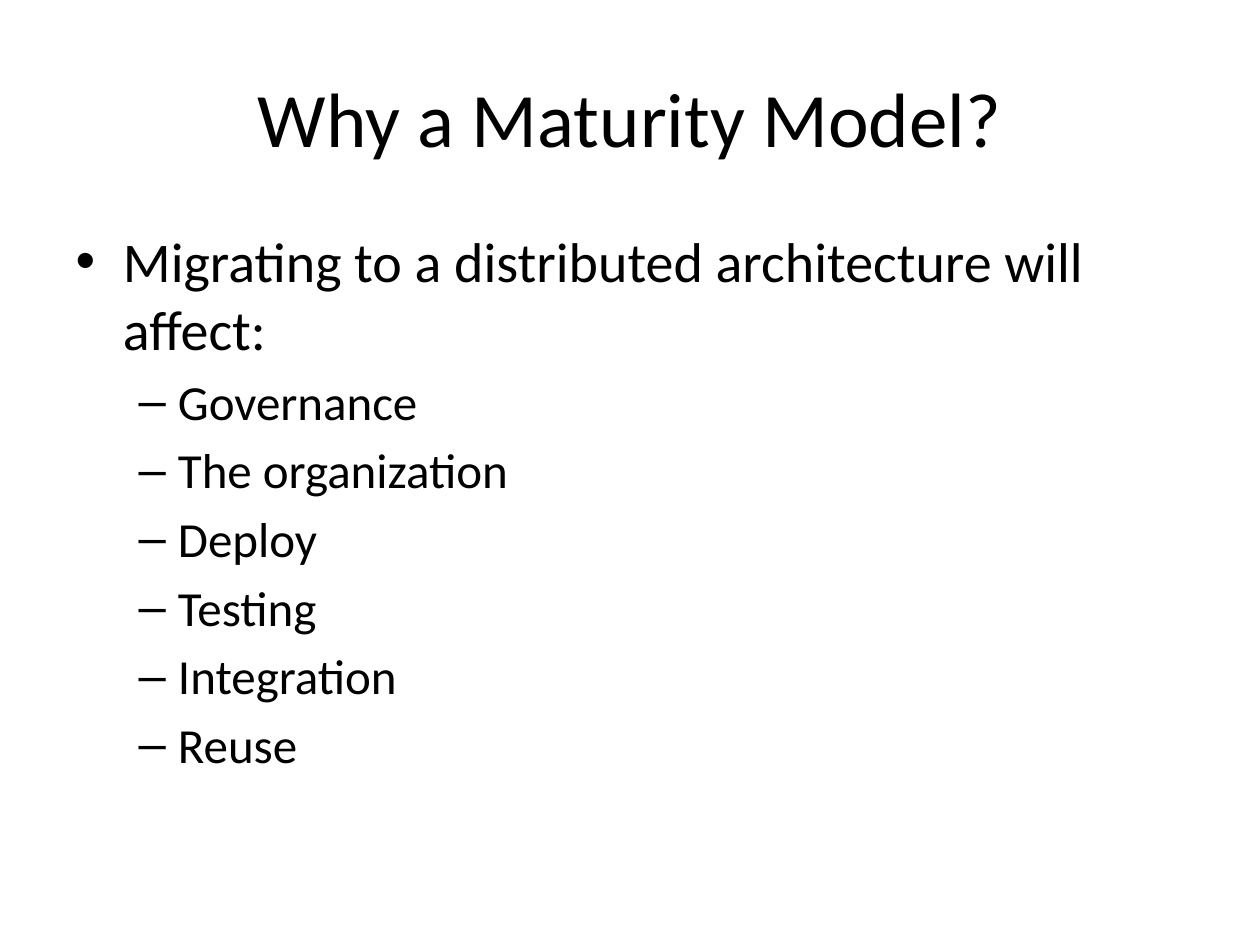
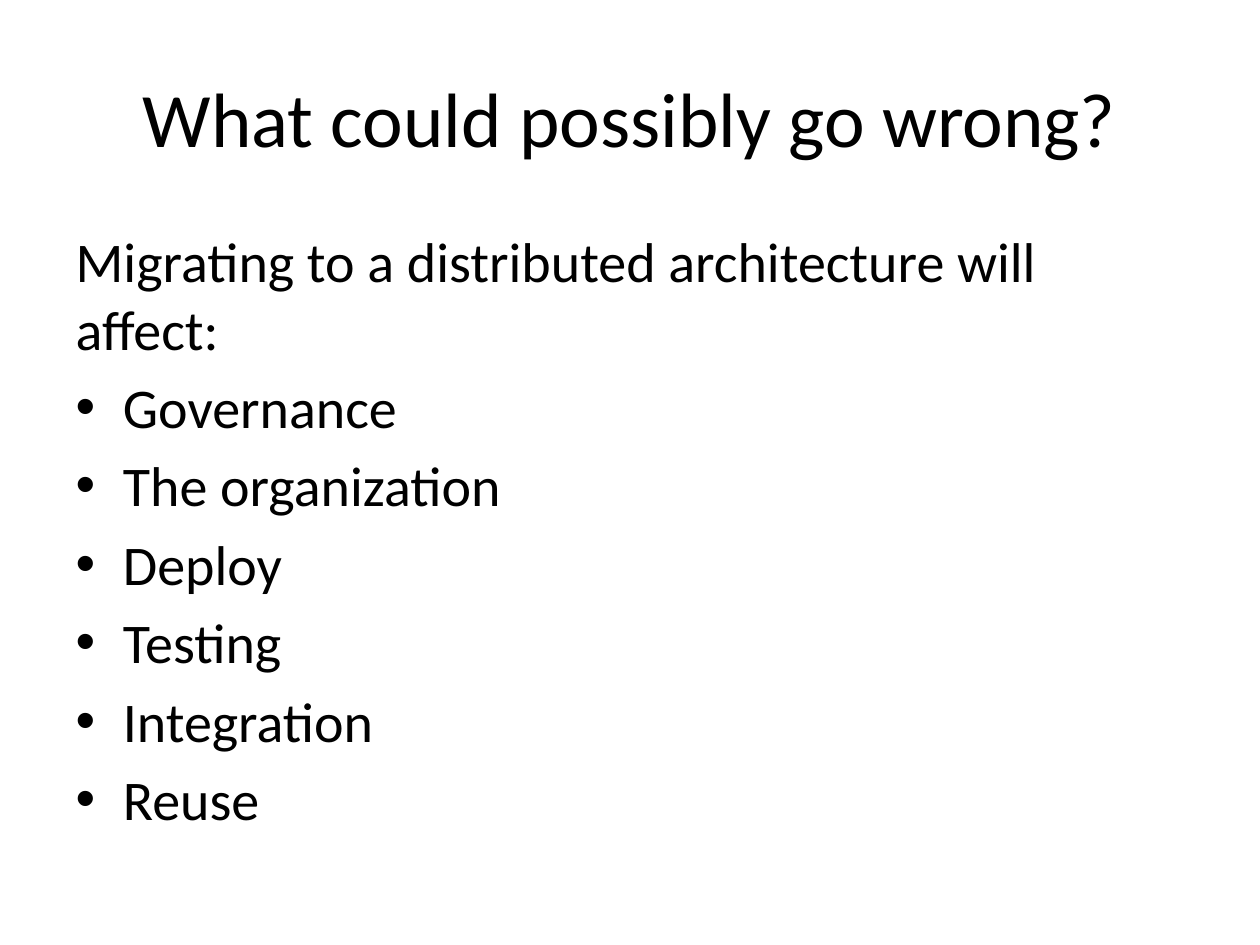
Before and after one commit to bekkopen/distributed-systems-maturity-model, a slide deck: slide 3 of presentation.pptx. Drawn at 1260x945 pixels with LibreOffice and Linux fonts; fonts in the diff are those of the drawing. Boxes give left, top, right and bottom in pixels: in the first picture for what was removed or moved away, otherwise in the second. Text is boxed around its words. In the diff, an @@ line names an element or a change of style, - is before the commit and + after.

Commit message:
Updates

```diff
--- a/presentation.pptx
+++ b/presentation.pptx
@@ title at (143, 93, 1115, 161): text changed @@
-Why a Maturity Model?
+What could possibly go wrong?
@@ text "Migrating to a distributed architecture ..." at (76, 243, 1036, 821): size 28 to 32 pt in "Governance", "The organization", "Deploy", "Testing" and 2 more places; bullet • to none; bullet – to •; list level 2 to 1 in "Governance"; list level 2 to 1 in "The organization"; list level 2 to 1 in "Deploy"; list level 2 to 1 in "Testing"; list level 2 to 1 in "Integration"; list level 2 to 1 in "Reuse" @@
```
Also in this commit, not shown: 1 slide added.
